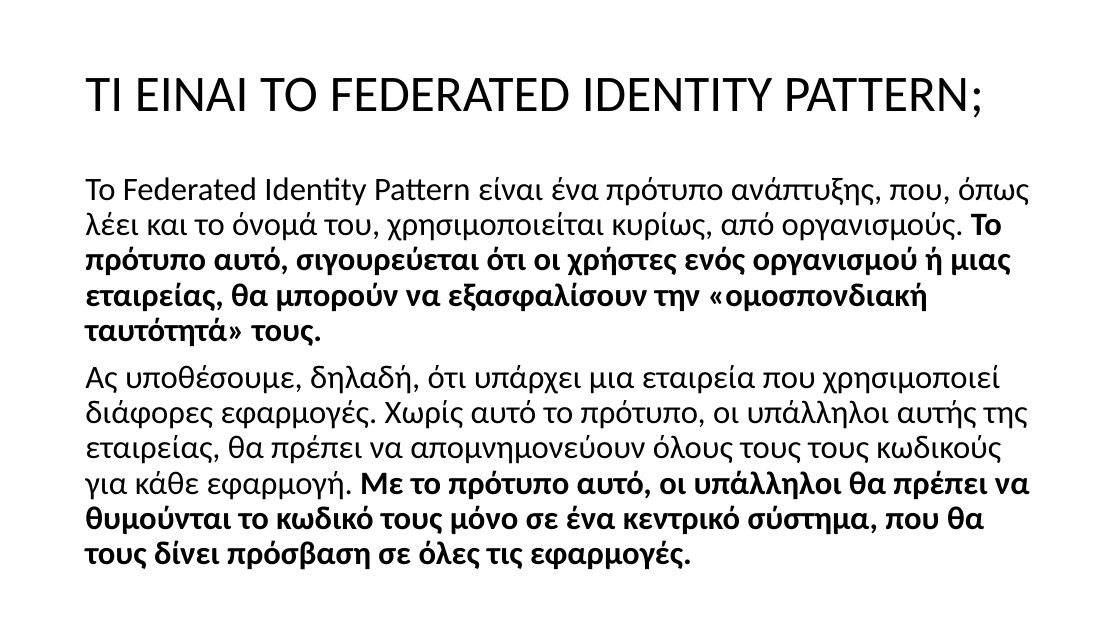
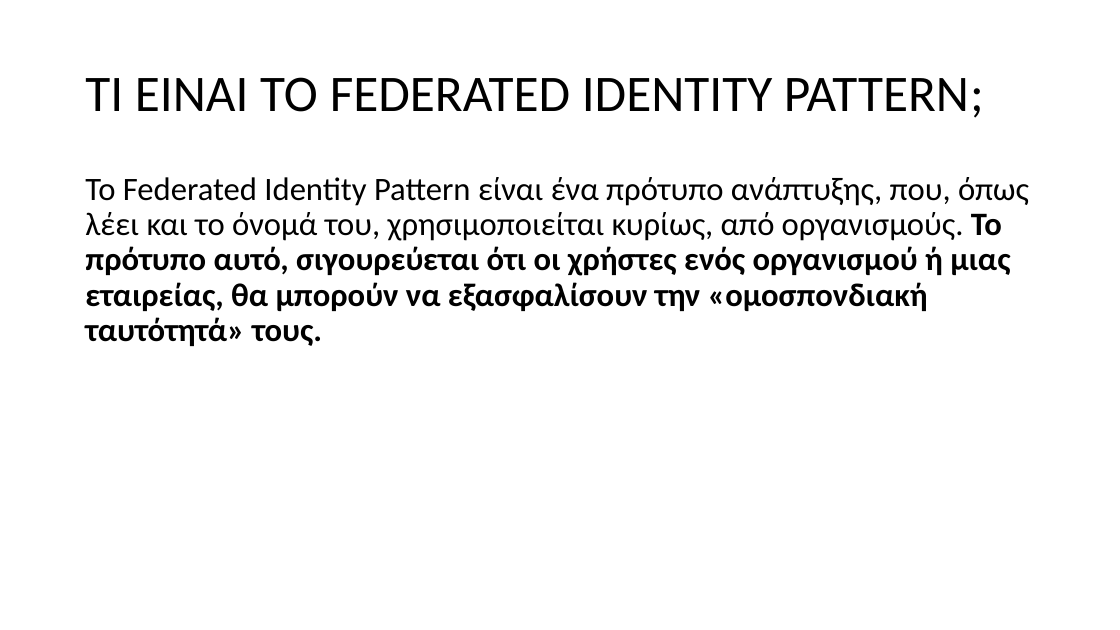
Before and after one commit to GeorgeMC2610/Design-Patterns, a slide deck: slide 3 of Exercise 3/Microsoft Design Patterns/Microsoft Design Patterns.pptx. Drawn at 1120x630 pixels with LibreOffice and Linux fonts; fonts in the diff are those of the drawing. Boxes give left, top, right and bottom in pixels: in the first picture for what was removed or moved away, otherwise in the second. Text is boxed around its words. In the diff, an @@ line names an element or a change of style, - is before the commit and + after.

Commit message:
επεξήγηση του federated identity pattern

```diff
--- a/Exercise 3/Microsoft Design Patterns/Microsoft Design Patterns.pptx
+++ b/Exercise 3/Microsoft Design Patterns/Microsoft Design Patterns.pptx
@@ text at [85, 365, 1030, 570]: paragraph removed @@
-Ας υποθέσουμε, δηλαδή, ότι υπάρχει μια εταιρεία που χρησιμοποιεί διάφορες εφαρμογές. Χωρίς αυτό το πρότυπο, οι υπάλληλοι αυτής της εταιρείας, θα πρέπει να απομνημονεύουν όλους τους τους κωδικούς για κάθε εφαρμογή. Με το πρότυπο αυτό, οι υπάλληλοι θα πρέπει να θυμούνται το κωδικό τους μόνο σε ένα κεντρικό σύστημα, που θα τους δίνει πρόσβαση σε όλες τις εφαρμογές.
```
Also in this commit, not shown: 3 slides added.
